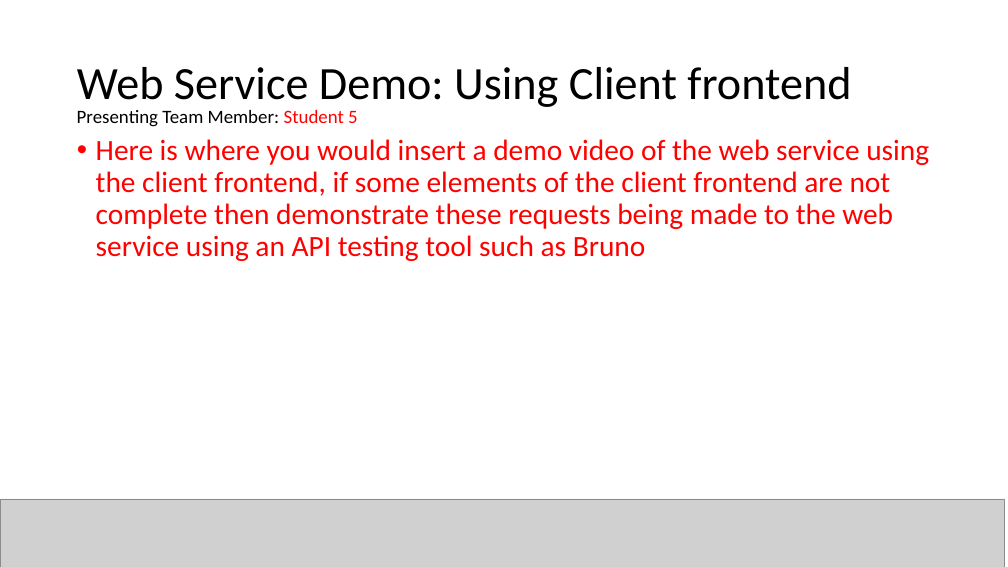
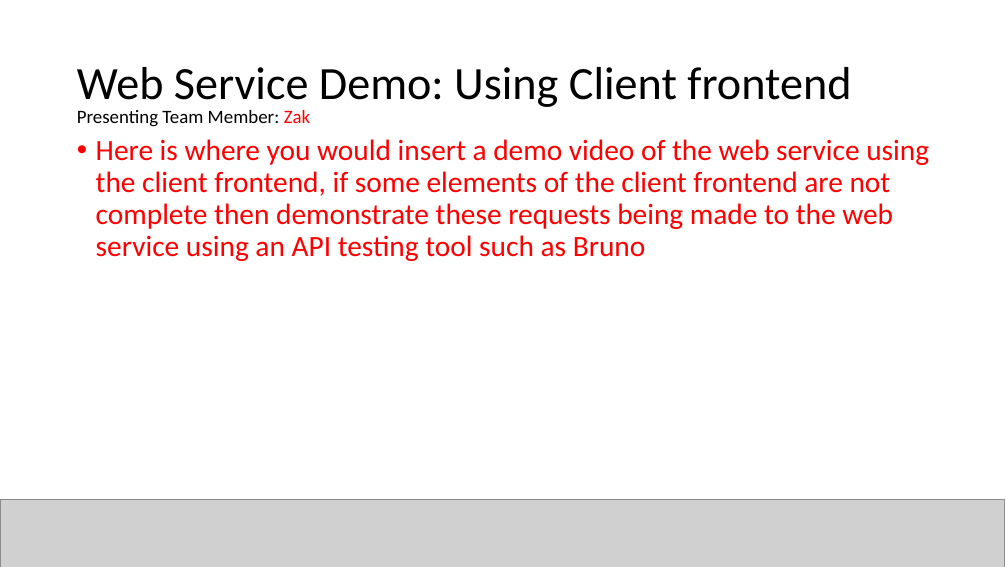
Before and after one commit to OfficalAL/University-Work, a slide deck: slide 15 of Server Backend/Assignment/CMP5387_ProductDemo_Template.pptx. Drawn at 1008x567 pixels with LibreOffice and Linux fonts; fonts in the diff are those of the drawing; grey boxes stand for pictures. Boxes give left, top, right and bottom in pixels: in the first picture for what was removed or moved away, otherwise in the second. Text is boxed around its words. In the diff, an @@ line names an element or a change of style, - is before the commit and + after.

```diff
--- a/Server Backend/Assignment/CMP5387_ProductDemo_Template.pptx
+++ b/Server Backend/Assignment/CMP5387_ProductDemo_Template.pptx
@@ text at (77,110,310,127): text changed @@
-Presenting Team Member: Student 5
+Presenting Team Member: Zak
```
Also in this commit, not shown: 5 other slides changed, 16 other files.
